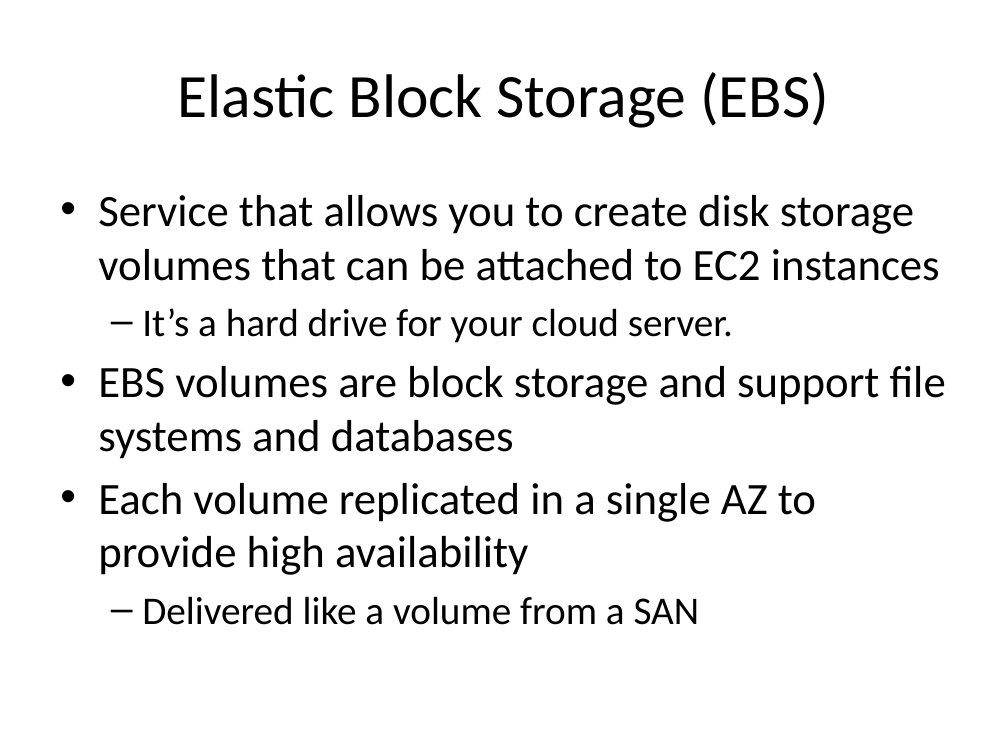
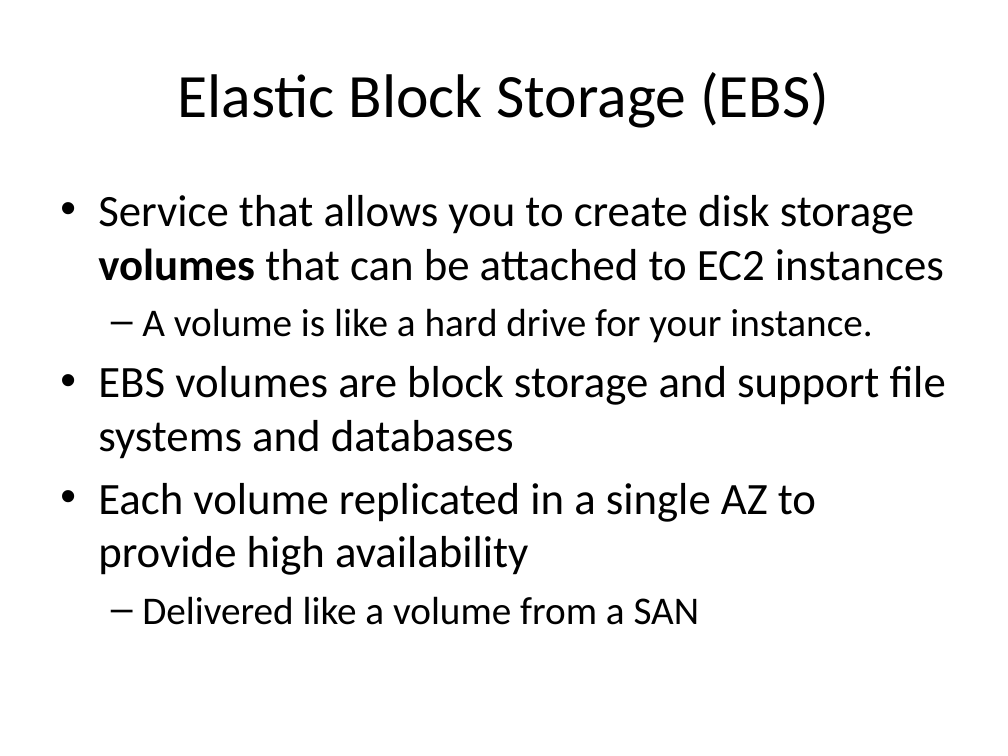
Before and after one commit to jasondbaker/infrastructure-class, a slide deck: slide 39 of infrastructure-week-4.pptx (slide 38 before the commit). Drawn at 1008x756 pixels with LibreOffice and Linux fonts; fonts in the diff are those of the drawing. Boxes give left, top, right and bottom in pixels: in the first picture for what was removed or moved away, otherwise in the second. Text is boxed around its words. In the diff, an @@ line names an element or a change of style, - is before the commit and + after.

Commit message:
update presentations

```diff
--- a/infrastructure-week-4.pptx
+++ b/infrastructure-week-4.pptx
@@ text at [98, 195, 944, 281]: bold on in "volumes" @@
@@ text at [142, 308, 872, 343]: text changed @@
-  – It’s a hard drive for your cloud server.
+  – A volume is like a hard drive for your instance.
```
Also in this commit, not shown: 1 other slide changed, 4 slides added, 1 other file.
